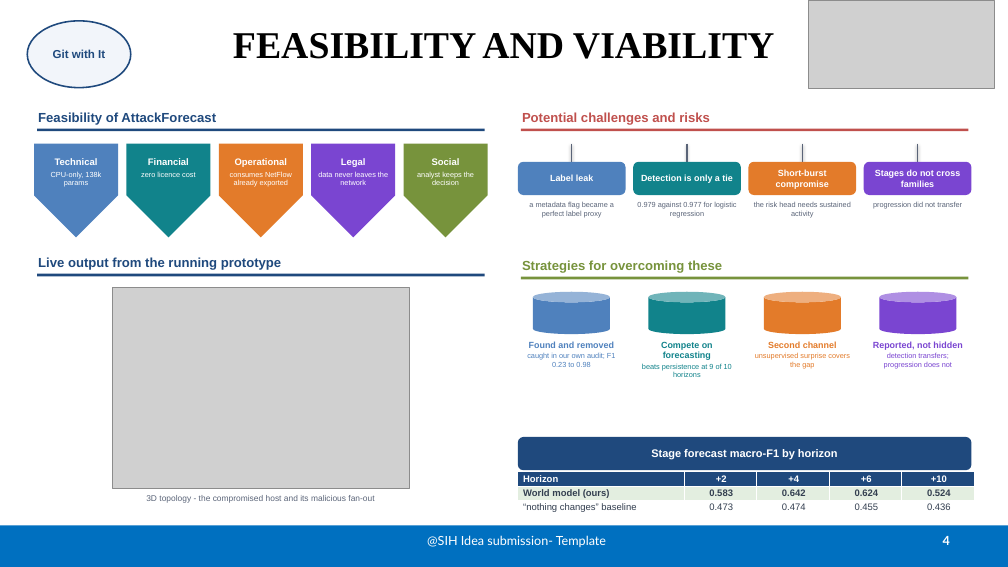
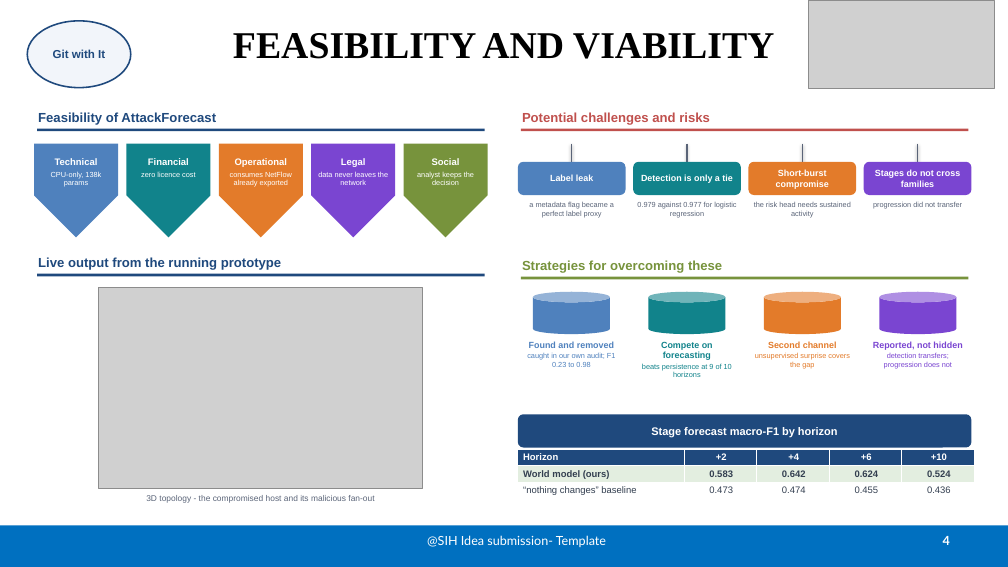
Before and after one commit to HowSuyash/AttackForecast, a slide deck: slide 4 of SIH2026_PS26153_Presentation.pptx. Drawn at 1008x567 pixels with LibreOffice and Linux fonts; fonts in the diff are those of the drawing; grey boxes stand for pictures. Boxes give left, top, right and bottom in pixels: in the first picture for what was removed or moved away, otherwise in the second. Text is boxed around its words. In the diff, an @@ line names an element or a change of style, - is before the commit and + after.

Commit message:
Update the deck to the version the PDF was rendered from
The .pptx was held open by a viewer through the last few rounds, so the
fixes those rounds found - the chain claims moved inside their links, the
cropped topology screenshot, the table off the footer - reached the PDF
but not the deck itself. Same file now, verified by hash.

```diff
--- a/SIH2026_PS26153_Presentation.pptx
+++ b/SIH2026_PS26153_Presentation.pptx
@@ picture: place and size @@
-picture at [112, 287, 409, 488]
+picture at [99, 287, 423, 488]
@@ rounded rectangle "Stage forecast macro-F1 by horizon": place and size @@
-rounded rectangle "Stage forecast macro-F1 by horizon" at [518, 437, 972, 470]
+rounded rectangle "Stage forecast macro-F1 by horizon" at [518, 414, 972, 448]
@@ table: place and size @@
-table at [518, 472, 975, 516]
+table at [518, 449, 975, 499]
```
Also in this commit, not shown: 1 other slide changed.
